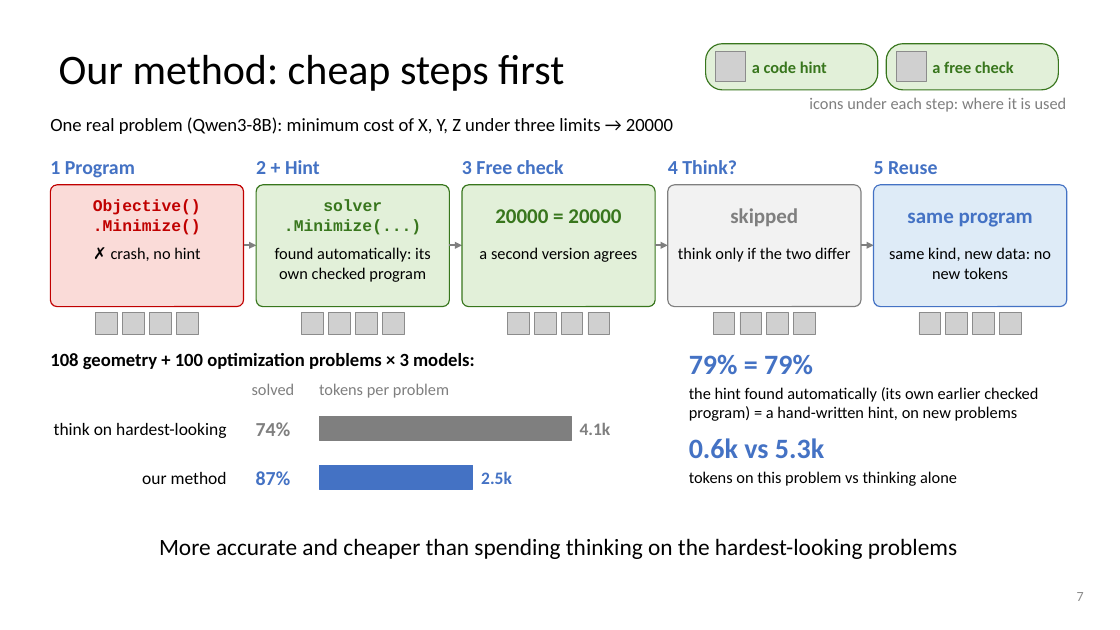
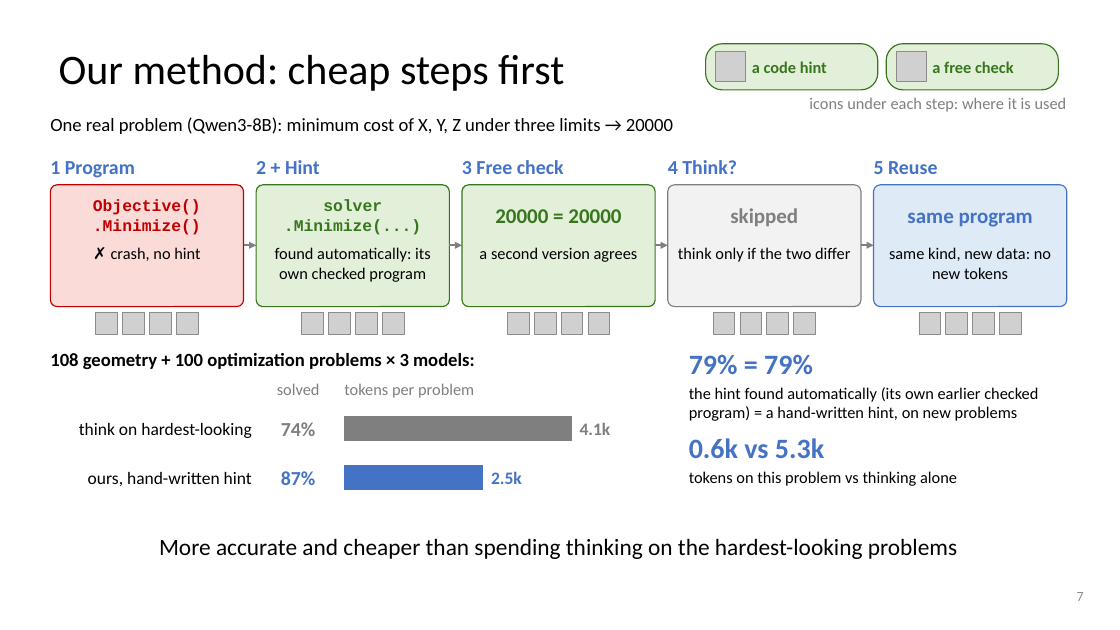
Before and after one commit to dlwns147/CSED490E_Project_Team5, a slide deck: slide 7 of Proposal_Team5.pptx. Drawn at 1120x630 pixels with LibreOffice and Linux fonts; fonts in the diff are those of the drawing; grey boxes stand for pictures. Boxes give left, top, right and bottom in pixels: in the first picture for what was removed or moved away, otherwise in the second. Text is boxed around its words. In the diff, an @@ line names an element or a change of style, - is before the commit and + after.

```diff
--- a/Proposal_Team5.pptx
+++ b/Proposal_Team5.pptx
@@ text "tokens per problem": place and size @@
-text "tokens per problem" at [319,383,449,398]
+text "tokens per problem" at [344,383,474,398]
@@ text "think on hardest-looking": place and size @@
-text "think on hardest-looking" at [54,423,226,438]
+text "think on hardest-looking" at [79,423,251,438]
@@ rectangle: place and size @@
-rectangle at [319,417,571,440]
+rectangle at [344,417,571,440]
@@ text at [88,472,252,486]: text changed @@
-our method
+ours, hand-written hint
@@ 3 texts: place and size @@
-3 texts at [252,383,295,485]
+3 texts at [277,383,320,485]
@@ rectangle: place and size @@
-rectangle at [319,465,473,489]
+rectangle at [344,465,483,489]
@@ text "2.5k": place and size @@
-text "2.5k" at [481,471,512,484]
+text "2.5k" at [491,471,522,484]
```
Also in this commit, not shown: 3 other files.
